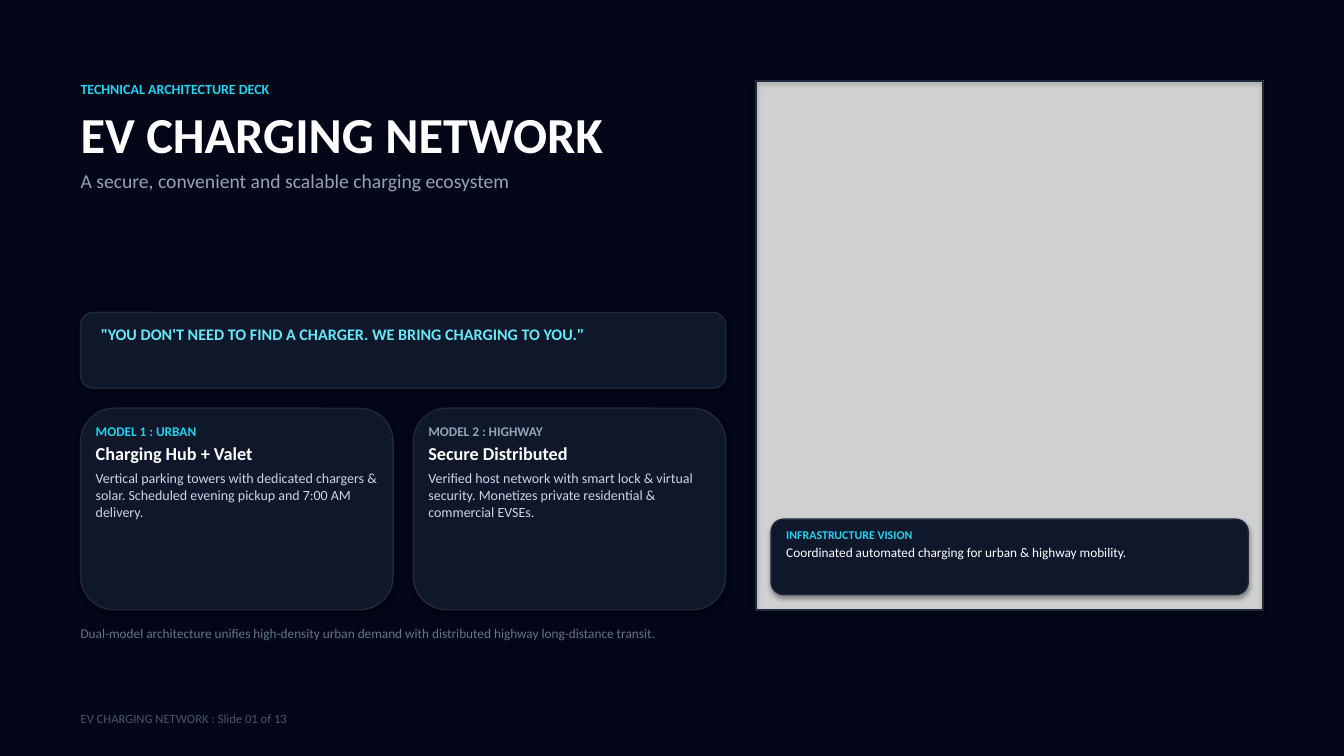
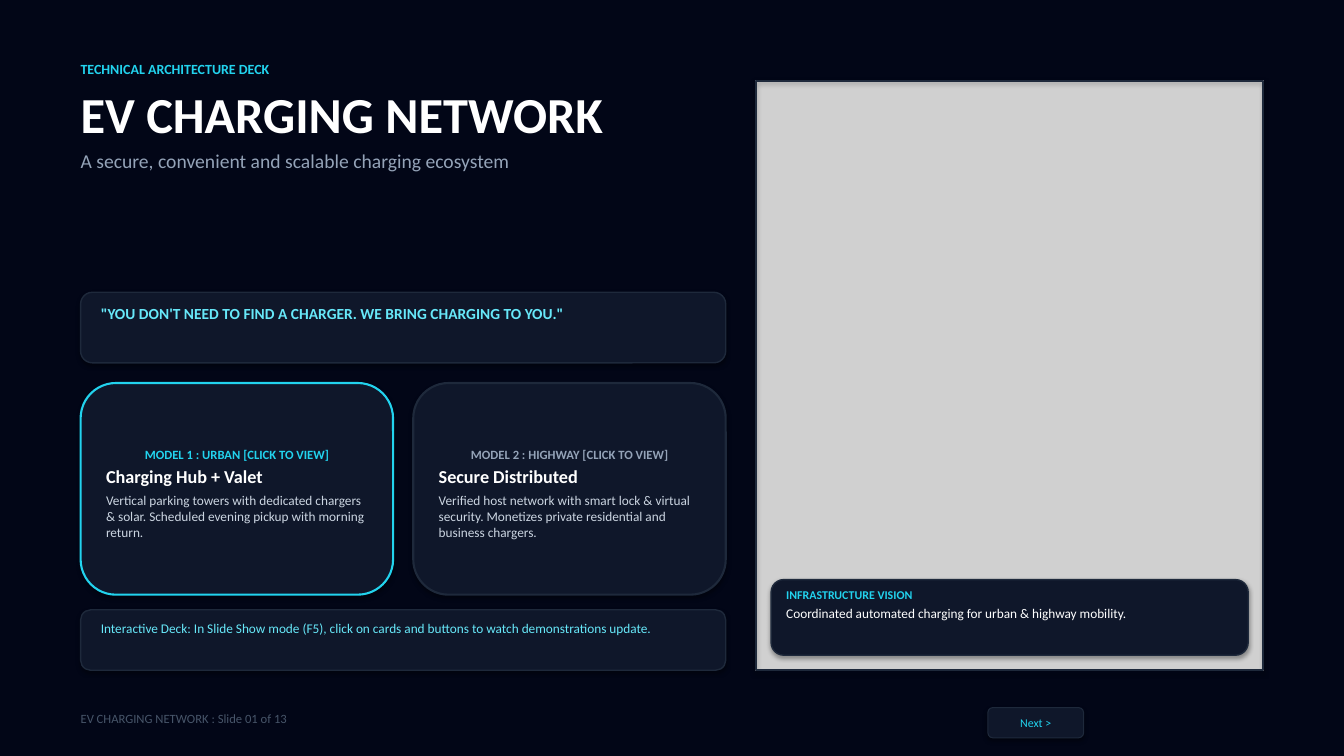
Before and after one commit to kanaseprathamesh568-a11y/ev-charging-network-presentation, a slide deck: slide 1 of EV_Charging_Network_Presentation.pptx. Drawn at 1344x756 pixels with LibreOffice and Linux fonts; fonts in the diff are those of the drawing; grey boxes stand for pictures. Boxes give left, top, right and bottom in pixels: in the first picture for what was removed or moved away, otherwise in the second. Text is boxed around its words. In the diff, an @@ line names an element or a change of style, - is before the commit and + after.

Commit message:
Deploy 157-action interactive PowerPoint deck with clickable stepper tabs and live simulator buttons

```diff
--- a/EV_Charging_Network_Presentation.pptx
+++ b/EV_Charging_Network_Presentation.pptx
@@ text "TECHNICAL ARCHITECTURE DECK": place and size @@
-text "TECHNICAL ARCHITECTURE DECK" at (81,85,603,192)
+text "TECHNICAL ARCHITECTURE DECK" at (81,65,603,172)
@@ picture: place and size @@
-picture at (756,81,1263,610)
+picture at (756,81,1263,670)
@@ rectangle: place and size @@
-rectangle at (756,81,1263,610)
+rectangle at (756,81,1263,670)
@@ rounded rectangle: place and size @@
-rounded rectangle at (81,313,726,388)
+rounded rectangle at (81,292,726,363)
@@ text ""YOU DON'T NEED TO FIND ...": place and size @@
-text ""YOU DON'T NEED TO FIND ..." at (101,329,584,340)
+text ""YOU DON'T NEED TO FIND ..." at (101,308,564,319)
@@ text ""YOU DON'T NEED TO FIND ..." at (101,308,564,319): size 11.5 to 11 pt @@
@@ rounded rectangle "MODEL 1 : URBAN [CLICK ...": place and size @@
-rounded rectangle "MODEL 1 : URBAN [CLICK ..." at (81,408,393,610)
+rounded rectangle "MODEL 1 : URBAN [CLICK ..." at (81,383,393,595)
@@ rounded rectangle "MODEL 1 : URBAN [CLICK ..." at (81,383,393,595): outline #1E293B 1 pt to #22D3EE 1.5 pt @@
@@ rounded rectangle "MODEL 2 : HIGHWAY [CLICK ...": place and size @@
-rounded rectangle "MODEL 2 : HIGHWAY [CLICK ..." at (428,427,692,517)
+rounded rectangle "MODEL 2 : HIGHWAY [CLICK ..." at (413,383,726,595)
@@ rounded rectangle "MODEL 2 : HIGHWAY [CLICK ..." at (413,383,726,595): vertical alignment top to middle; fill none to #0F172A; outline none to #1E293B 1.5 pt; shadow on @@
@@ text removed at (96,427,364,520) @@
-MODEL 1 : URBAN
-Charging Hub + Valet
-Vertical parking towers with dedicated chargers & solar. Scheduled evening pickup and 7:00 AM delivery.
@@ text in rounded rectangle at (106,450,364,537): text added @@
+MODEL 1 : URBAN [CLICK TO VIEW]
+Charging Hub + Valet
+Vertical parking towers with dedicated chargers & solar. Scheduled evening pickup with morning return.
@@ text in rounded rectangle at (471,450,668,461): text changed; size 9.5 to 9 pt @@
-MODEL 2 : HIGHWAY
+MODEL 2 : HIGHWAY [CLICK TO VIEW]
@@ text in rounded rectangle at (439,496,690,540): text changed; size 10 to 9.5 pt @@
-Verified host network with smart lock & virtual security. Monetizes private residential & commercial EVSEs.
+Verified host network with smart lock & virtual security. Monetizes private residential and business chargers.
@@ rounded rectangle: place and size @@
-rounded rectangle at (771,519,1248,595)
+rounded rectangle at (771,580,1248,655)
@@ text "INFRASTRUCTURE VISION": place and size @@
-text "INFRASTRUCTURE VISION" at (786,531,1127,560)
+text "INFRASTRUCTURE VISION" at (786,591,1127,621)
@@ rounded rectangle: place and size @@
-rounded rectangle at (413,408,726,610)
+rounded rectangle at (81,610,726,670)
@@ text removed at (81,629,655,640) @@
-Dual-model architecture unifies high-density urban demand with distributed highway long-distance transit.
@@ text added at (101,623,650,635), 9.5 pt, text #67E8F9 @@
+Interactive Deck: In Slide Show mode (F5), click on cards and buttons to watch demonstrations update.
@@ rounded rectangle added at (988,708,1084,738), fill #0F172A, outline #1E293B 0.75 pt, 8.5 pt, text #22D3EE @@
+Next >
```
Also in this commit, not shown: 12 other slides changed, 14 slides added, 1 other file.
